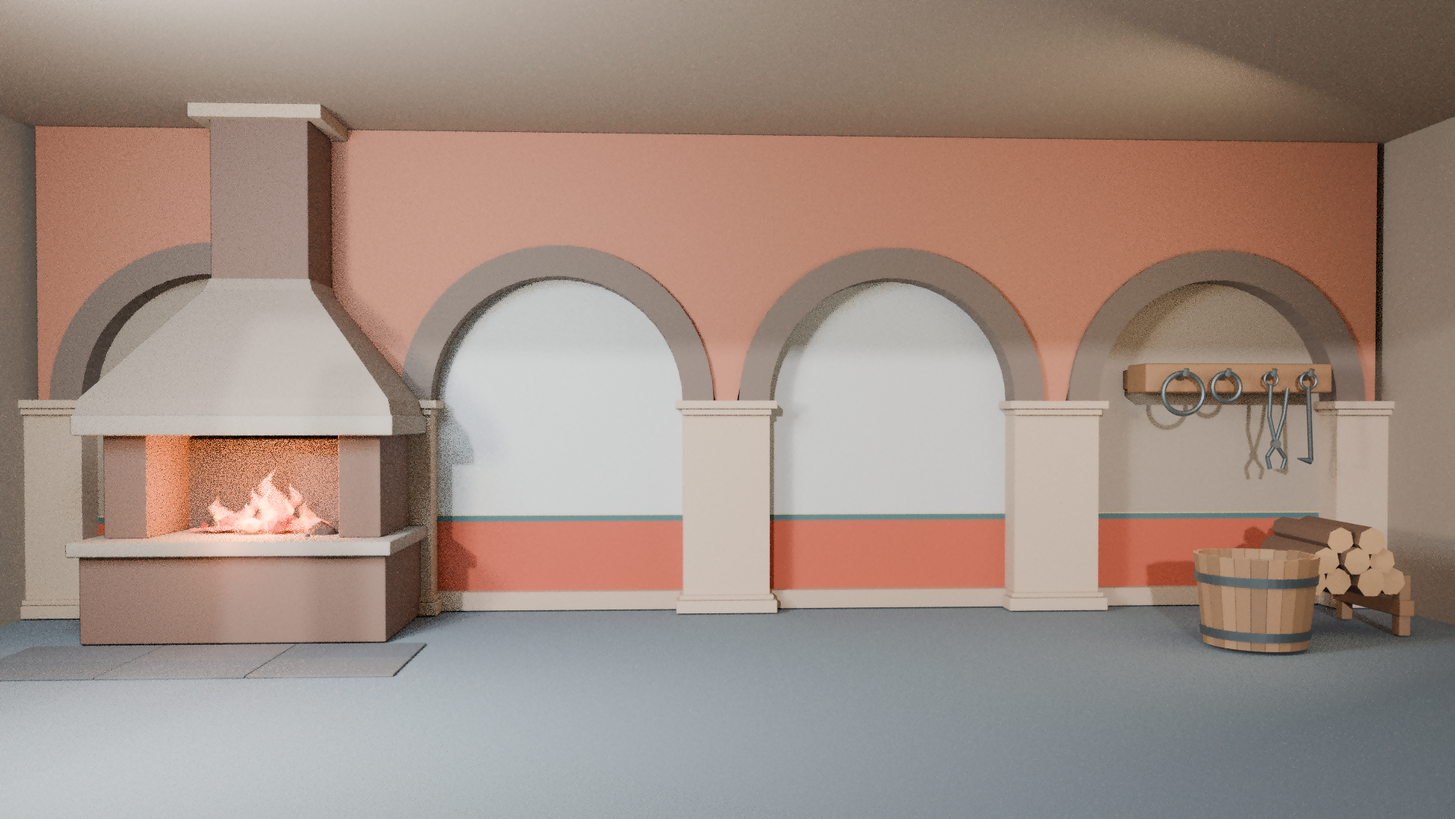
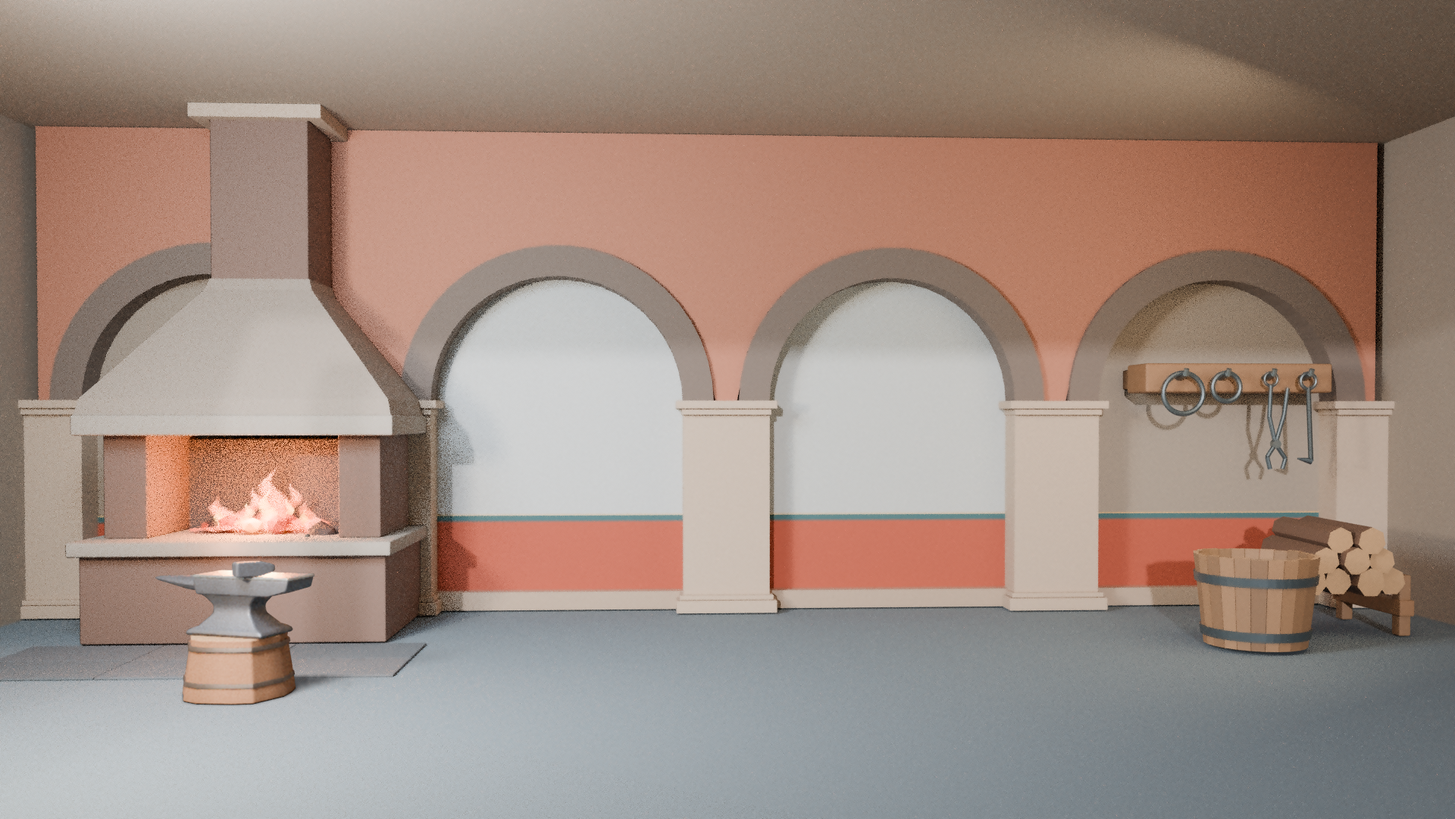
Layered file, before and after one edit (1455x819). Changes by layer:
added layer "铁砧与木墩" above "铁砧与墩座投影" over [154, 559, 316, 706]
added layer "铁砧与墩座投影" above "水桶、备料与墙挂" over [180, 608, 466, 707]
